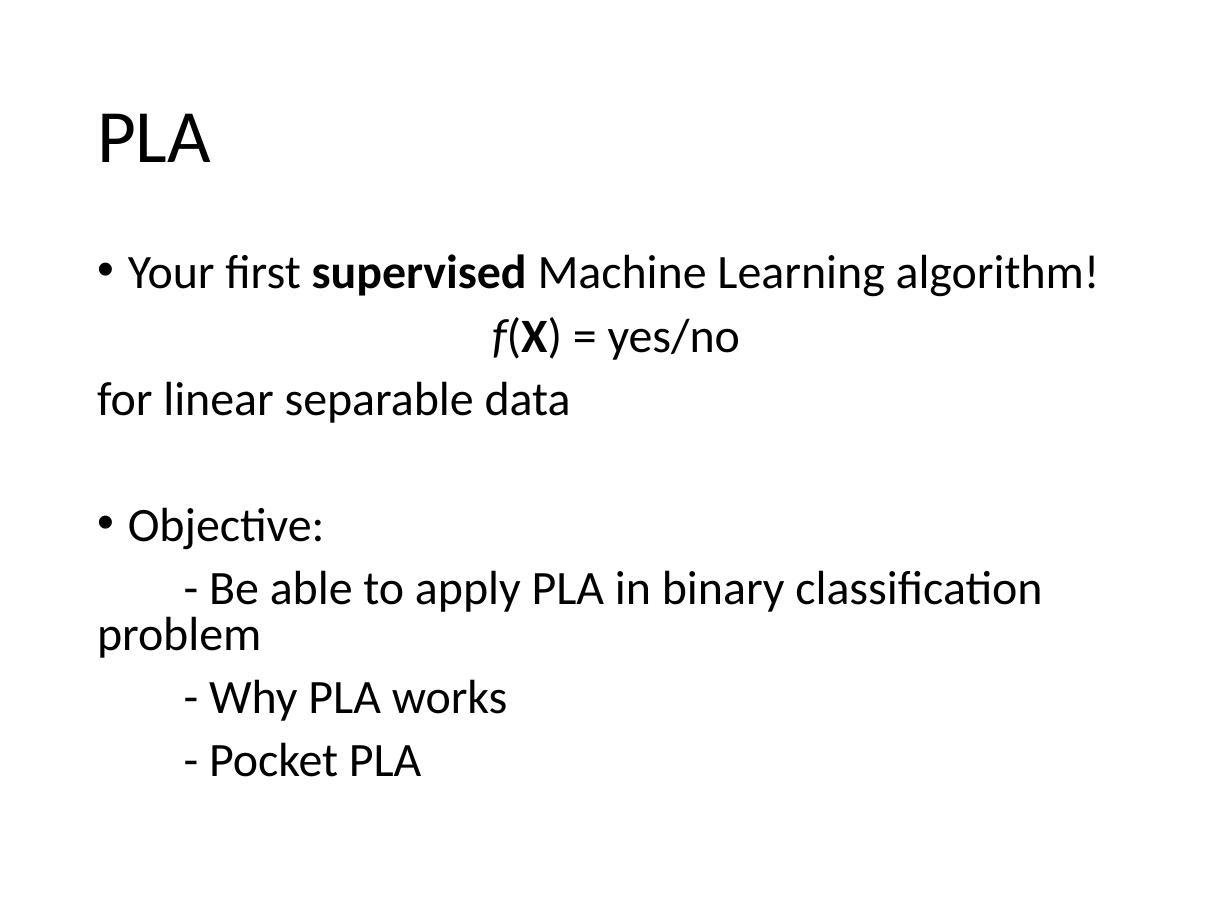
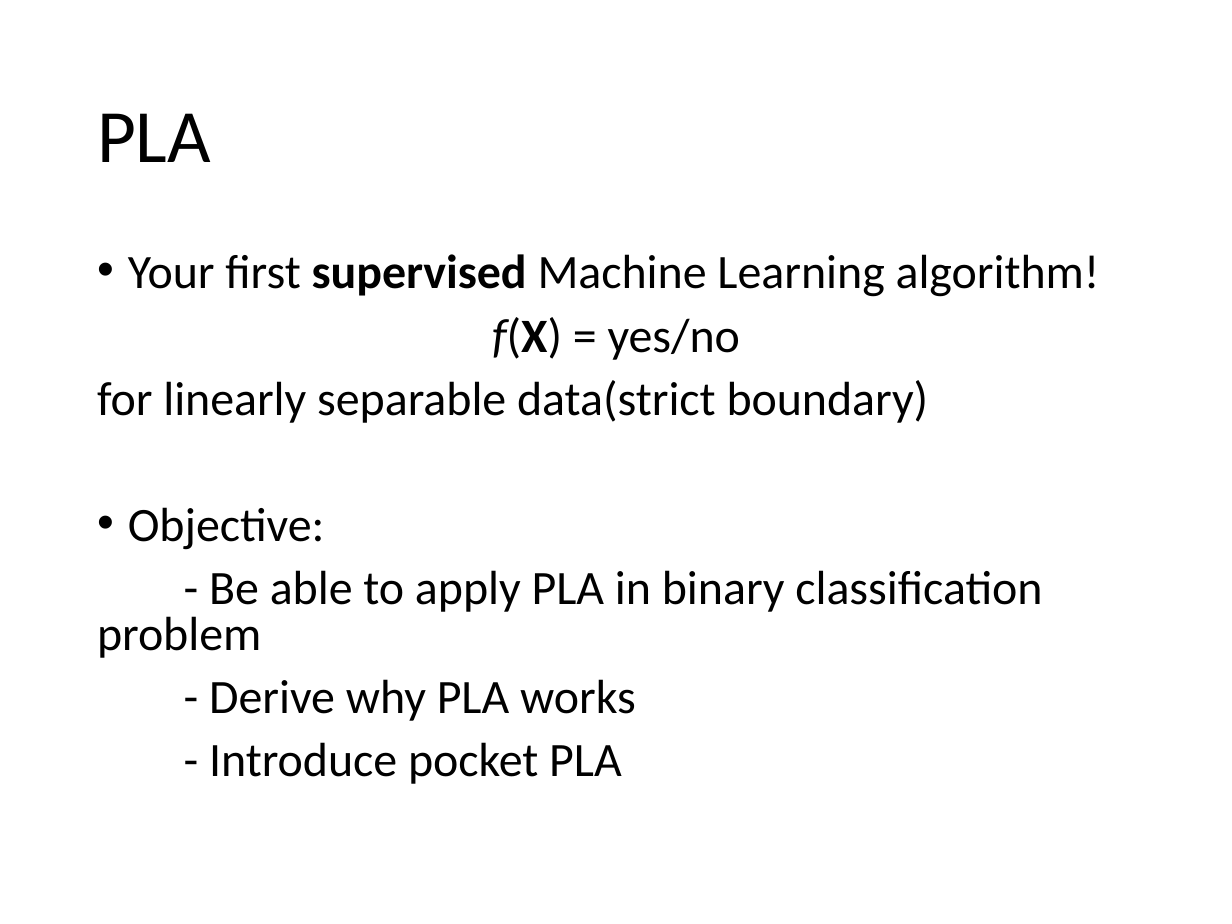
Before and after one commit to hansxiao7/Machine-learning-101, a slide deck: slide 2 of week2/PLA.pptx. Drawn at 1232x924 pixels with LibreOffice and Linux fonts; fonts in the diff are those of the drawing. Boxes give left, top, right and bottom in pixels: in the first picture for what was removed or moved away, otherwise in the second. Text is boxed around its words. In the diff, an @@ line names an element or a change of style, - is before the commit and + after.

```diff
--- a/week2/PLA.pptx
+++ b/week2/PLA.pptx
@@ text at bbox=[97, 380, 929, 423]: text changed @@
-for linear separable data
+for linearly separable data(strict boundary)
@@ text at bbox=[209, 679, 636, 784]: text changed @@
-- Why PLA works
-- Pocket PLA
+- Derive why PLA works
+- Introduce pocket PLA
```
Also in this commit, not shown: 2 other slides changed.
